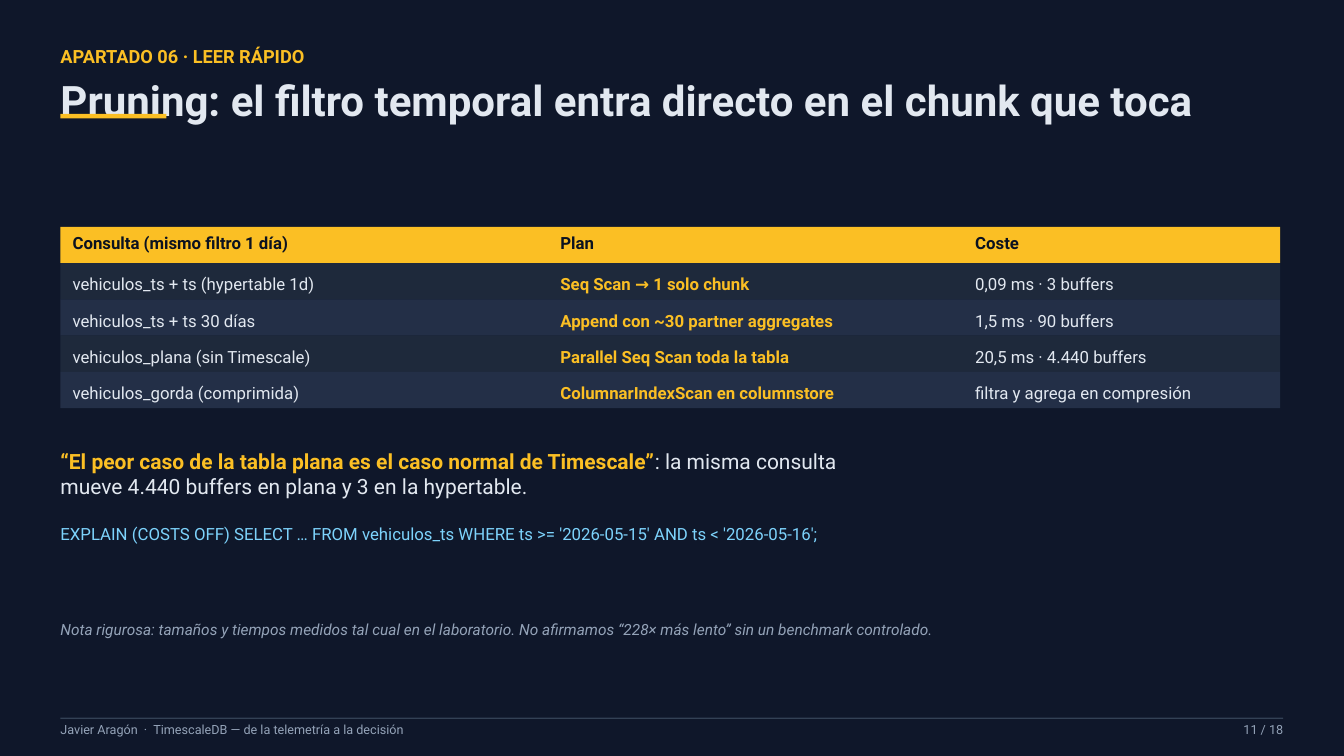
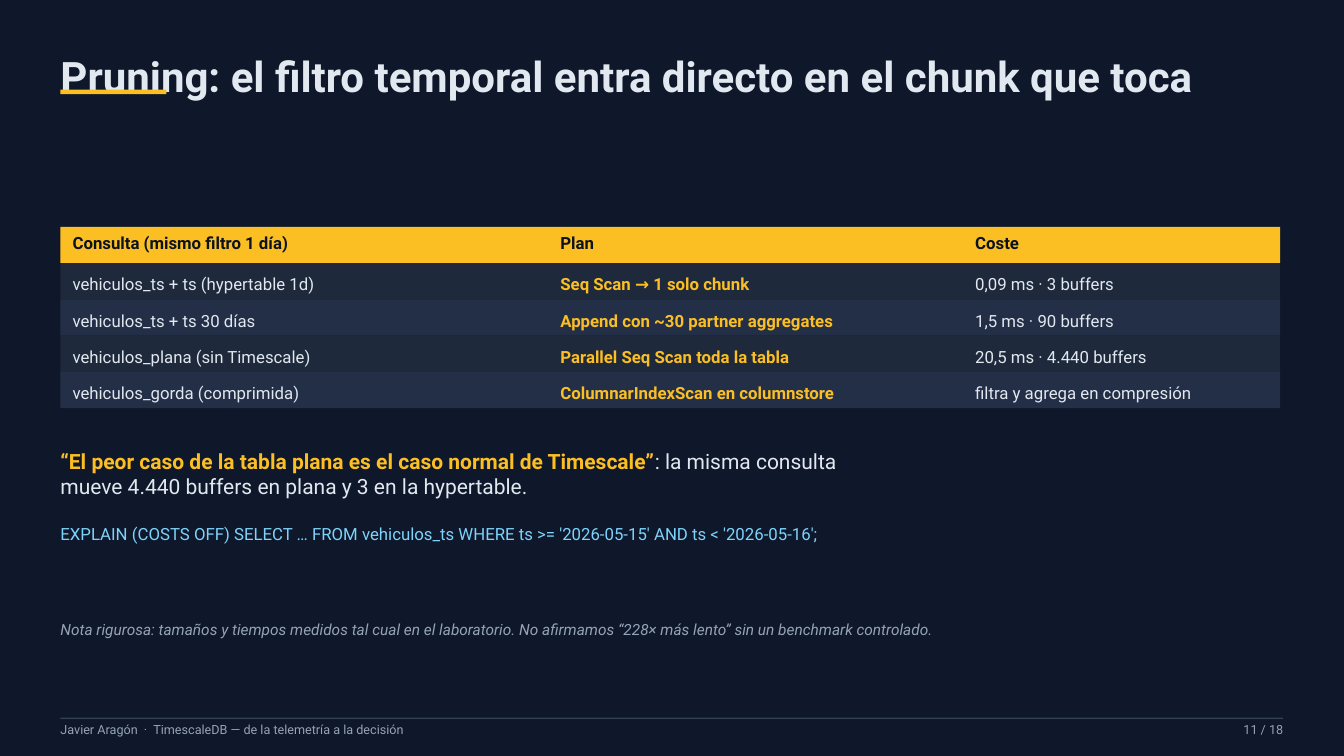
Before and after one commit to xavipuerto/autometrics-demo, a slide deck: slide 11 of presentacion/TimescaleDB-PPT-Javier.pptx. Drawn at 1344x756 pixels with LibreOffice and Linux fonts; fonts in the diff are those of the drawing. Boxes give left, top, right and bottom in pixels: in the first picture for what was removed or moved away, otherwise in the second. Text is boxed around its words. In the diff, an @@ line names an element or a change of style, - is before the commit and + after.

```diff
--- a/presentacion/TimescaleDB-PPT-Javier.pptx
+++ b/presentacion/TimescaleDB-PPT-Javier.pptx
@@ text "Pruning: el filtro temporal entra ...": place and size @@
-text "Pruning: el filtro temporal entra ..." at box(60, 84, 1192, 125)
+text "Pruning: el filtro temporal entra ..." at box(60, 60, 1192, 101)
@@ text removed at box(60, 47, 304, 63) @@
-APARTADO 06 · LEER RÁPIDO
@@ rectangle: place and size @@
-rectangle at box(60, 114, 166, 118)
+rectangle at box(60, 90, 166, 94)
```
Also in this commit, not shown: 14 other slides changed, 1 slide added, 1 slide removed, 2 other files.
